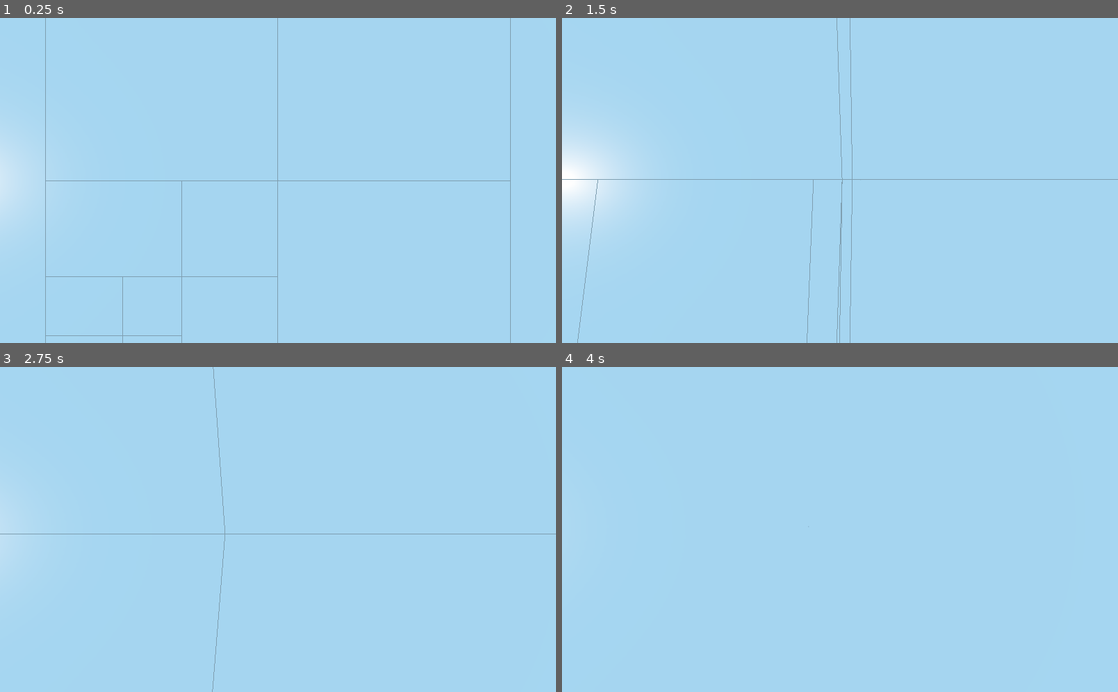
Above: before the commit, frames 1-4 (two rows, left to right).
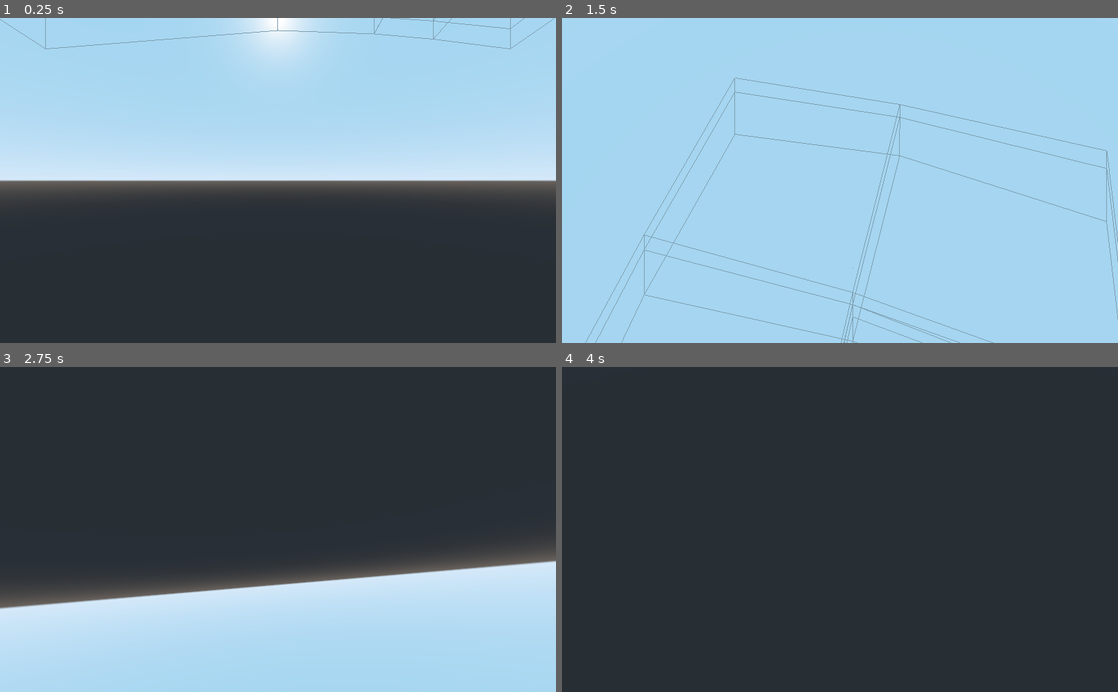
Above: after the commit, the same moments.

Repository: ctkerns/Marching-Cube-Sphere
Game: Godot game, scene res://Scenes/Universe.tscn
The game is run twice, just before and just after one commit, with the same random seed, the same clock (stepped at 60 frames per second) and the same inputs.
Inputs (mouse positions are in pixels of both pictures, inside the frame that each line leads up to):
- Up to frame 1 (0.25 s): no input
- Up to frame 2 (1.5 s): tap Enter at 0.5 s; move the mouse to (867, 180) at 0.52 s; hold W (move_forward) from 0.53 s (still down); move the mouse to (812, 180) at 1.27 s
- Up to frame 3 (2.75 s): keep holding W (move_forward); move the mouse to (289, 523) at 2.02 s
- Up to frame 4 (4 s): keep holding W (move_forward); move the mouse to (834, 536) at 2.77 s; move the mouse to (878, 532) at 3.52 s

The runs differ from the first frame. In frame 1, 60% of the frame differs, in the area x 0-100%, y 0-100%; in frame 2, 5.3%; in frame 3, 77%; in frame 4, 100%.

Commit message:
Player moves spherically The player will now move spherically with reference to the parent node

Diff:
--- a/Scenes/Planet.tscn
+++ b/Scenes/Planet.tscn
@@ -15,9 +15,6 @@
 [node name="Face3" parent="." instance=ExtResource( 2 )]
 transform = Transform( -1.62921e-07, -1, 1.62921e-07, 0, -1.62921e-07, -1, 1, -1.62921e-07, 2.65431e-14, 0, 0, 0 )
 
-[node name="Player" parent="Face3" instance=ExtResource( 3 )]
-transform = Transform( -1.62921e-07, -1.50772e-19, 1, -1, -1.62921e-07, -1.62921e-07, 1.62921e-07, -1, 2.65433e-14, 0, 0, 0 )
-
 [node name="Face4" parent="." instance=ExtResource( 2 )]
 transform = Transform( -1.62921e-07, 1, 0, -1, -1.62921e-07, 0, 0, 0, 1, 0, 0, 0 )
 
@@ -26,3 +23,6 @@
 
 [node name="Face6" parent="." instance=ExtResource( 2 )]
 transform = Transform( -1.62921e-07, 3.25841e-07, 1, 0, -1, 3.25841e-07, 1, 5.30863e-14, 1.62921e-07, 0, 0, 0 )
+
+[node name="Player" parent="." instance=ExtResource( 3 )]
+transform = Transform( 1, 0, 4.32446e-21, 0, 1, -4.91279e-20, 4.32443e-21, 0, 1, 0, 1, 0 )
--- a/Scenes/Player.tscn
+++ b/Scenes/Player.tscn
@@ -5,6 +5,6 @@
 [node name="Player" type="Spatial"]
 script = ExtResource( 1 )
 
-[node name="Rotator" type="Spatial" parent="."]
+[node name="PitchRotator" type="Spatial" parent="."]
 
-[node name="Camera" type="Camera" parent="Rotator"]
+[node name="Camera" type="Camera" parent="PitchRotator"]
--- a/Scripts/Player.gd
+++ b/Scripts/Player.gd
@@ -3,8 +3,8 @@
 var _speed = 5
 var _mouse_sensitivity = 0.1
 
-onready var rotator = $Rotator
-onready var camera = $Rotator/Camera
+onready var pitch = $PitchRotator
+onready var camera = $PitchRotator/Camera
 
 func _ready():
 	Input.set_mouse_mode(Input.MOUSE_MODE_CAPTURED)
@@ -32,12 +32,18 @@
 	if Input.is_action_pressed("move_down"):
 		translate(Vector3(0, -_speed*delta, 0))
 
+	# Update player rotation to spherical tangent.
+	var prev_forward = -self.get_transform().basis.z
+	var look_up = self.get_translation().normalized()
+	var look_forward = look_up.cross(prev_forward.cross(look_up)).normalized()
+	self.look_at(self.get_translation() + look_forward, look_up)
+
 func _input(event):
 	# Rotate the camera.
 	if event is InputEventMouseMotion and Input.get_mouse_mode() == Input.MOUSE_MODE_CAPTURED:
-		rotator.rotate_object_local(Vector3(1, 0, 0), deg2rad(event.relative.y*_mouse_sensitivity*-1))
+		pitch.rotate_object_local(Vector3(1, 0, 0), deg2rad(event.relative.y*_mouse_sensitivity*-1))
 		self.rotate_object_local(Vector3(0, 1, 0), deg2rad(event.relative.x*_mouse_sensitivity*-1))
 
-		var clamped_rotation = rotator.rotation_degrees
+		var clamped_rotation = pitch.rotation_degrees
 		clamped_rotation.x = clamp(clamped_rotation.x, -90, 90)
-		rotator.rotation_degrees = clamped_rotation
+		pitch.rotation_degrees = clamped_rotation
